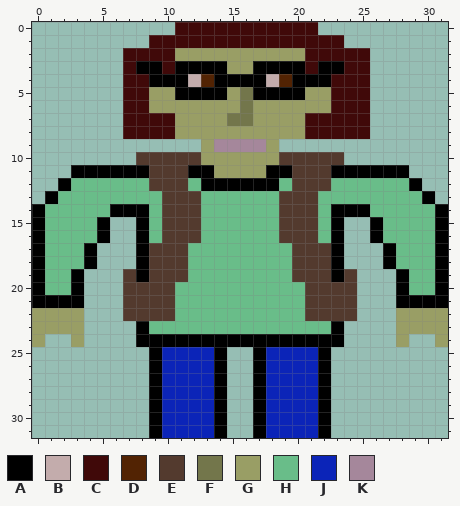
Edited in one commit: pixel-art sprite (assets/tiles/character.png). Above is the file before it was changed.
The file is 32x32 pixels.
Palette (. is transparent): A #000000  B #c3acac  C #400909  D #522303  E #533a2e  F #73764b  G #999e65  H #69bd89  J #0b24b8  K #a5879b
Once edited:
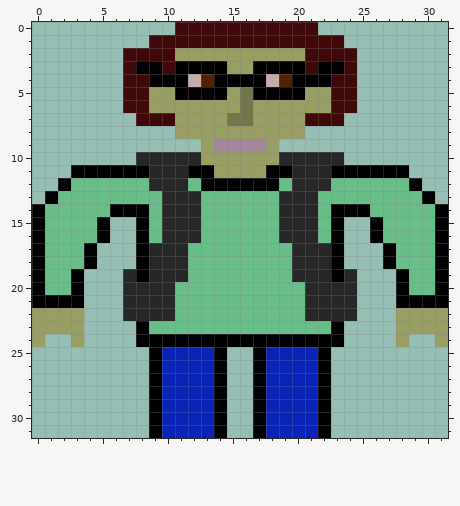
Change:
@@ palette @@
-E #533a2e
+E #272727
@@ x 0..31 @@
  1 .........CCCCCCCCCCCCCCC........
- 2 .......CCCCGGGGGGGGGGCCCCC......
- 3 .......CAACAAAAGGAAAACAACC......
- 4 .......CCAAABDAAAABDAAACCC......
- 5 .......CCGGAAAAGFAAAAGGCCC......
- 6 .......CCGGGGGGGFGGGGGGCCC......
- 7 .......CCCCGGGGFFGGGGCCCCC......
- 8 .......CCCCGGGGGGGGGGCCCCC......
+ 2 .......CCCCGGGGGGGGGGCCCC.......
+ 3 .......CAACAAAAGGAAAACAAC.......
+ 4 .......CCAAABDAAAABDAAACC.......
+ 5 .......CCGGAAAAGFAAAAGGCC.......
+ 6 .......CCGGGGGGGFGGGGGGCC.......
+ 7 ........CCCGGGGFFGGGGCCC........
+ 8 ...........GGGGGGGGGG...........
  9 .............GKKKKG.............
Pixel boxes of the changes (left, top, right, bottom) in both pictures:
changed: (279, 48, 370, 321)
changed: (123, 113, 201, 321)
